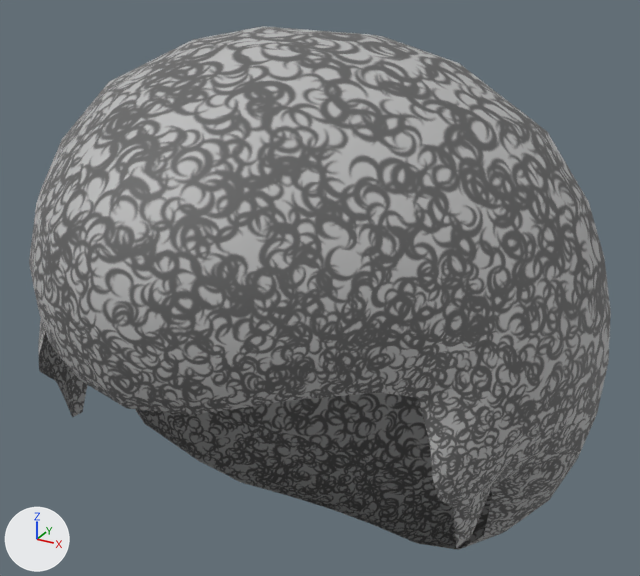
The glTF model assets/models/hair_afro-1-dark brown.glb as it was, and as the next commit left it.
Before and after are seen from a camera (50 mm lens) standing at (0.35, -0.556, 1.084) and looking at (0.006, 0.07, 0.771). Every picture has the same lights, and +X, +Y and +Z are marked at lower left.

Names of what the first picture shows: 'hair_male_afro1'.
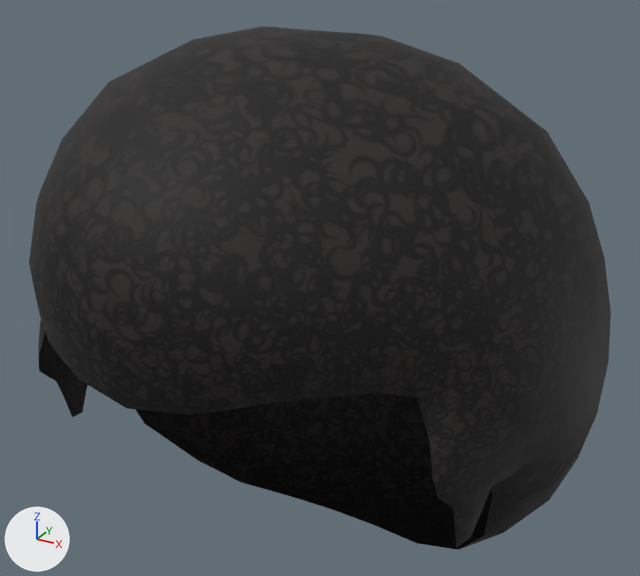
Patch to the scene script:
```diff
--- a/assets/models/hair_afro-1-dark brown.glb.py
+++ b/assets/models/hair_afro-1-dark brown.glb.py
@@ mat_hair_male_afro1 @@
 n1 = _N.new('ShaderNodeOutputMaterial'); n1.name = 'Material Output'
+n5 = _N.new('ShaderNodeMix'); n5.name = 'Mix'
+n5.data_type = 'RGBA'
+n5.blend_type = 'MULTIPLY'
+n5.inputs[0].default_value = 1.0  # 'Factor'
+n5.inputs[7].default_value = (0.049, 0.0412, 0.0394, 1.0)  # 'B', black #3f3938
 n2 = _N.new('ShaderNodeTexImage'); n2.name = 'Image Texture'
@@ mat_hair_male_afro1 @@
 n0 = _N.new('ShaderNodeBsdfPrincipled'); n0.name = 'Principled BSDF'
 _L.new(n0.outputs[0], n1.inputs[0])  # 'BSDF' to 'Surface'
-_L.new(n2.outputs[0], n0.inputs[0])  # 'Color' to 'Base Color'
 _L.new(n3.outputs[2], n0.inputs[1])  # 'Blue' to 'Metallic'
@@ mat_hair_male_afro1 @@
 _L.new(n4.outputs[0], n3.inputs[0])  # 'Color' to 'Color'
+_L.new(n5.outputs[2], n0.inputs[0])  # 'Result' to 'Base Color'
+_L.new(n2.outputs[0], n5.inputs[6])  # 'Color' to 'A'
```

Boxes (x1, y1, x2, y2) around the edits, measured in the pictures (640 x 576 px):
'hair_male_afro1', recoloured (grey to black)
    both: (29, 26, 611, 550)
